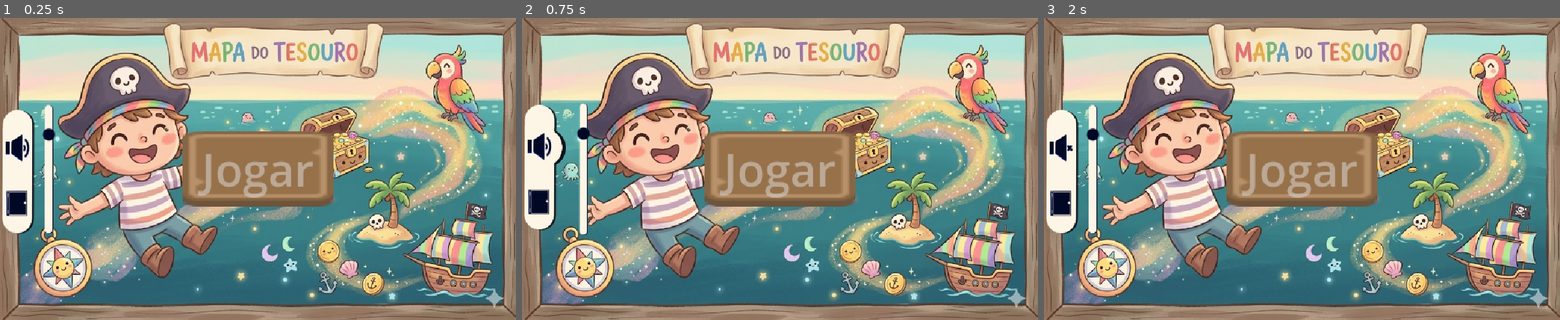
Above: before the commit, frames 1-3 (left to right).
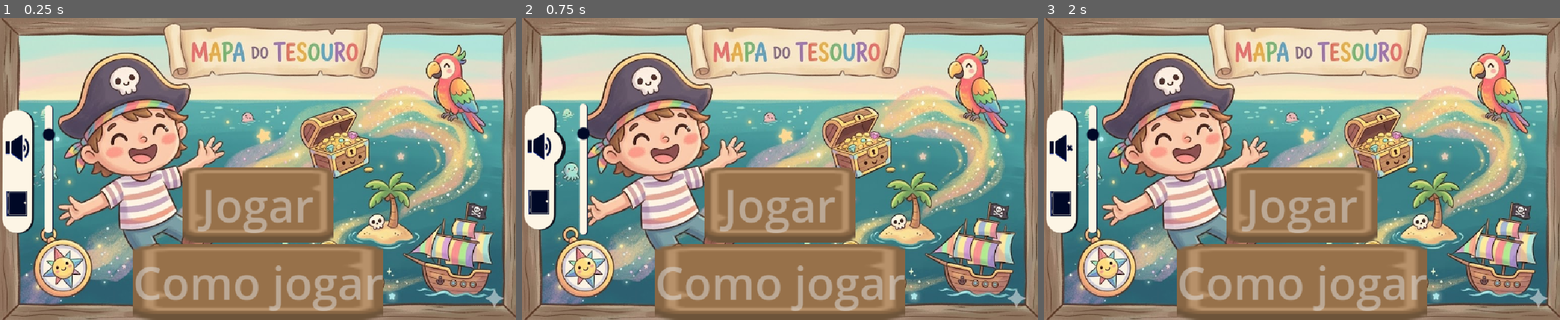
Above: after the commit, the same moments.

Repository: HedroPedro/CacaAoAbacada
Game: Godot game, scene res://scenes/game.tscn
The game is run twice, just before and just after one commit, with the same random seed, the same clock (stepped at 60 frames per second) and the same inputs.
Inputs (mouse positions are in pixels of both pictures, inside the frame that each line leads up to):
- Up to frame 1 (0.25 s): no input
- Up to frame 2 (0.75 s): click (537, 147) at 0.5 s
- Up to frame 3 (2 s): tap Enter at 1.25 s; move the mouse to (1415, 153) at 1.27 s

The runs differ from the first frame. In frame 1, 24% of the frame differs, in the area x 0-99%, y 4-100%; in frame 2, 24%; in frame 3, 24%.
Error in both runs: Trying to assign value of type 'Nil' to a variable of type 'Array'. (res://scripts/Global.gd:54)

Commit message:
fix: bugs

Diff:
--- a/game.gd
+++ b/game.gd
@@ -1,6 +1,6 @@
 extends Node
 
-@onready var btn := $Ui/Container/VBoxContainer/Start
+@onready var btns := $Ui/Container/VBoxContainer
 @onready var exitBtn := $Ui/Container/BoxContainer/Bar/Leave
 @onready var bg := $Background
 @onready var gameUi := $GameUi
@@ -11,21 +11,27 @@
 
 func _ready() -> void:
 	Global._done.connect(_enable_btn)
-	btn.disabled = true
-	btn.connect("pressed", _on_start_btn_pressed)
+	for btn in btns.get_children():
+		btn.disabled = true
+	btns.get_child(0).connect("pressed", _on_start_btn_pressed)
+	btns.get_child(1).connect("pressed", _on_tutorial_btn_pressed)
 	exitBtn.connect("pressed", _on_exit_btn_pressed)
 	gameUi._can_update.connect(update)
 	bgMaxIndex = backgrounds.size() - 1
 
 func _enable_btn():
-	btn.disabled = false
+	for btn in btns.get_children():
+		btn.disabled = false
 
 func _on_start_btn_pressed() -> void:
 	GameState = 1
-	btn.visible = false
+	btns.visible = false
 	gameUi.visible = true
 	bg.texture = backgrounds[1];
 	gameUi.updateBlocks()
+
+func _on_tutorial_btn_pressed() -> void:
+	pass
 
 func _on_exit_btn_pressed() -> void:
 	if GameState == 0:
@@ -33,7 +39,7 @@
 	GameState = 0
 	bg.texture = backgrounds[0]
 	gameUi.visible = false
-	btn.visible = true
+	btns.visible = true
 
 func update() -> void:
 	gameUi.hide()
--- a/project.godot
+++ b/project.godot
@@ -28,7 +28,6 @@
 window/size/viewport_width=1024
 window/size/viewport_height=600
 window/stretch/mode="canvas_items"
-window/stretch/aspect="ignore"
 mouse_cursor/custom_image="uid://bjkkr1j34kc5"
 
 [dotnet]
--- a/scenes/GameUi.tscn
+++ b/scenes/GameUi.tscn
@@ -2,6 +2,7 @@
 
 [ext_resource type="Script" uid="uid://b665lj8l45jxq" path="res://scripts/game_ui.gd" id="1_lg4uu"]
 [ext_resource type="PackedScene" uid="uid://b6i6auvc4xqjq" path="res://scenes/ui/Block.tscn" id="1_mj1j5"]
+[ext_resource type="Texture2D" uid="uid://xrfyhmimm3bt" path="res://images/buttons/panel_brown.png" id="2_7hvwh"]
 
 [node name="GameUi" type="Control" unique_id=1496249682]
 layout_mode = 3
@@ -13,6 +14,29 @@
 size_flags_horizontal = 3
 size_flags_vertical = 3
 script = ExtResource("1_lg4uu")
+
+[node name="Container" type="TextureRect" parent="." unique_id=2099860886]
+layout_mode = 1
+anchors_preset = 5
+anchor_left = 0.5
+anchor_right = 0.5
+offset_left = -133.5
+offset_right = 133.5
+offset_bottom = 194.0
+grow_horizontal = 2
+texture = ExtResource("2_7hvwh")
+
+[node name="Image" type="TextureRect" parent="Container" unique_id=829574478]
+layout_mode = 1
+anchors_preset = 15
+anchor_right = 1.0
+anchor_bottom = 1.0
+offset_left = 8.5
+offset_top = 10.0
+offset_right = -6.5
+offset_bottom = -7.0
+grow_horizontal = 2
+grow_vertical = 2
 
 [node name="BlocksContainer" type="HBoxContainer" parent="." unique_id=1543877225]
 layout_mode = 1
--- a/scenes/game.tscn
+++ b/scenes/game.tscn
@@ -14,9 +14,10 @@
 anchor_bottom = 1.0
 grow_horizontal = 2
 grow_vertical = 2
-size_flags_horizontal = 4
-size_flags_vertical = 4
+size_flags_horizontal = 6
+size_flags_vertical = 6
 texture = ExtResource("3_iywne")
+expand_mode = 2
 
 [node name="Ui" parent="." unique_id=820516834 instance=ExtResource("2_lbhrr")]
 
--- a/scenes/ui/ui.tscn
+++ b/scenes/ui/ui.tscn
@@ -39,8 +39,8 @@
 anchor_bottom = 1.0
 grow_horizontal = 2
 grow_vertical = 2
-size_flags_horizontal = 4
-size_flags_vertical = 4
+size_flags_horizontal = 6
+size_flags_vertical = 6
 
 [node name="TitleGame" type="VBoxContainer" parent="Container" unique_id=130800772]
 layout_mode = 1
@@ -49,28 +49,22 @@
 grow_horizontal = 2
 alignment = 1
 
-[node name="VBoxContainer" type="Control" parent="Container" unique_id=1697437967]
+[node name="VBoxContainer" type="VBoxContainer" parent="Container" unique_id=2053447099]
 layout_mode = 1
-anchors_preset = 8
+anchors_preset = 7
 anchor_left = 0.5
-anchor_top = 0.5
+anchor_top = 1.0
 anchor_right = 0.5
-anchor_bottom = 0.5
+anchor_bottom = 1.0
+offset_left = -248.5
+offset_top = -304.0
+offset_right = 248.5
 grow_horizontal = 2
-grow_vertical = 2
+grow_vertical = 0
 
 [node name="Start" type="Button" parent="Container/VBoxContainer" unique_id=824319799]
 custom_minimum_size = Vector2(300, 150)
-layout_mode = 1
-anchors_preset = 15
-anchor_right = 1.0
-anchor_bottom = 1.0
-offset_left = -150.0
-offset_top = -75.0
-offset_right = 150.0
-offset_bottom = 75.0
-grow_horizontal = 2
-grow_vertical = 2
+layout_mode = 2
 size_flags_horizontal = 4
 size_flags_vertical = 6
 theme_override_colors/font_color = Color(1, 1, 1, 1)
@@ -83,6 +77,26 @@
 theme_override_styles/disabled = SubResource("StyleBoxTexture_y220t")
 theme_override_styles/focus = SubResource("StyleBoxTexture_swkix")
 text = "Jogar"
+
+[node name="StartStreamPlayer2D" type="AudioStreamPlayer2D" parent="Container/VBoxContainer/Start" unique_id=503632381]
+
+[node name="Tutorial" type="Button" parent="Container/VBoxContainer" unique_id=1152445606]
+custom_minimum_size = Vector2(450, 150)
+layout_mode = 2
+size_flags_horizontal = 4
+size_flags_vertical = 6
+theme_override_colors/font_color = Color(1, 1, 1, 1)
+theme_override_constants/h_separation = 10
+theme_override_fonts/font = SubResource("SystemFont_7vp6q")
+theme_override_font_sizes/font_size = 90
+theme_override_styles/normal = SubResource("StyleBoxTexture_4kltc")
+theme_override_styles/pressed = SubResource("StyleBoxTexture_hl07w")
+theme_override_styles/hover = SubResource("StyleBoxTexture_uegxj")
+theme_override_styles/disabled = SubResource("StyleBoxTexture_y220t")
+theme_override_styles/focus = SubResource("StyleBoxTexture_swkix")
+text = "Como jogar"
+
+[node name="TutorialStreamPlayer2D" type="AudioStreamPlayer2D" parent="Container/VBoxContainer/Tutorial" unique_id=1782071621]
 
 [node name="BoxContainer" type="HBoxContainer" parent="Container" unique_id=1746179357]
 layout_mode = 1
@@ -132,6 +146,8 @@
 max_value = 5.0
 step = 0.0
 
+[connection signal="mouse_entered" from="Container/VBoxContainer/Start" to="." method="_on_start_mouse_entered"]
+[connection signal="mouse_entered" from="Container/VBoxContainer/Tutorial" to="." method="_on_tutorial_mouse_entered"]
 [connection signal="mouse_entered" from="Container/BoxContainer/Bar" to="." method="reset_bar"]
 [connection signal="mouse_entered" from="Container/BoxContainer/Bar/Mute" to="." method="_on_mute_mouse_entered"]
 [connection signal="mouse_exited" from="Container/BoxContainer/Bar/Mute" to="." method="reset_bar"]
--- a/scripts/ui.gd
+++ b/scripts/ui.gd
@@ -1,12 +1,18 @@
 extends Node
 @onready var bar := $Container/BoxContainer/Bar
-@onready var mute_btn := $Container/BoxContainer/Bar/Mute
-@onready var with_sound := load("res://images/menu/volume.png")
-@onready var no_sound := load("res://images/menu/muted.png")
-@onready var default_bar := load("res://images/menu/menu_fixo.png")
-@onready var bar_sound_focus := load("res://images/menu/menu_fixo_som.png")
-@onready var bar_exit_focus := load("res://images/menu/menu_fixo_porta.png")
+@onready var muteBtn := $Container/BoxContainer/Bar/Mute
+@onready var startStreamPlayer := $Container/VBoxContainer/Start/StartStreamPlayer2D
+@onready var tutorialStreamPlayer := $Container/VBoxContainer/Tutorial/TutorialStreamPlayer2D
+var with_sound := load("res://images/menu/volume.png")
+var no_sound := load("res://images/menu/muted.png")
+var default_bar := load("res://images/menu/menu_fixo.png")
+var bar_sound_focus := load("res://images/menu/menu_fixo_som.png")
+var bar_exit_focus := load("res://images/menu/menu_fixo_porta.png")
 var has_sound = true
+
+func _ready() -> void:
+	startStreamPlayer.stream = load("res://sounds/jogar.mp3")
+	tutorialStreamPlayer.stream = load("res://sounds/howToPlay.mp3")
 
 func _on_mute_mouse_entered() -> void:
 	bar.texture = bar_sound_focus
@@ -18,10 +24,18 @@
 	has_sound = not has_sound
 	var audio := AudioServer.get_bus_index("Master")
 	if has_sound:
-		mute_btn.texture_normal = no_sound
+		muteBtn.texture_normal = no_sound
 		return
 	AudioServer.set_bus_mute(audio, false)
-	mute_btn.texture_normal = with_sound
+	muteBtn.texture_normal = with_sound
 
 func reset_bar() -> void:
 	bar.texture = default_bar
+
+func _on_start_mouse_entered() -> void:
+	if !startStreamPlayer.playing:
+		startStreamPlayer.play()
+
+func _on_tutorial_mouse_entered() -> void:
+	if !tutorialStreamPlayer.playing:
+		tutorialStreamPlayer.play()
Not shown, added: sounds/howToPlay.mp3.import
Not shown, added: sounds/jogar.mp3.import
Not shown, added: sounds/howToPlay.mp3
Not shown, added: sounds/jogar.mp3
